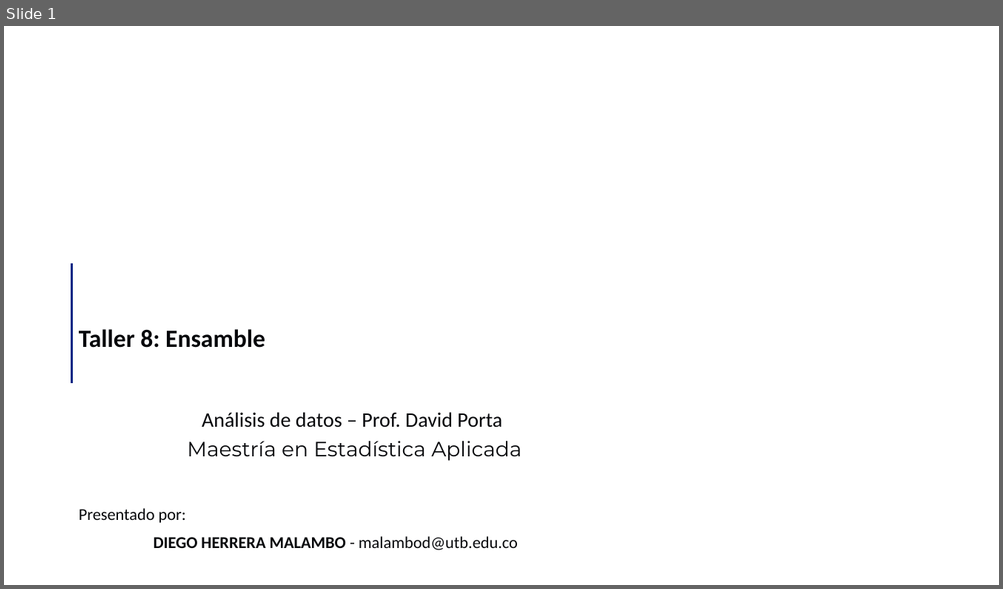
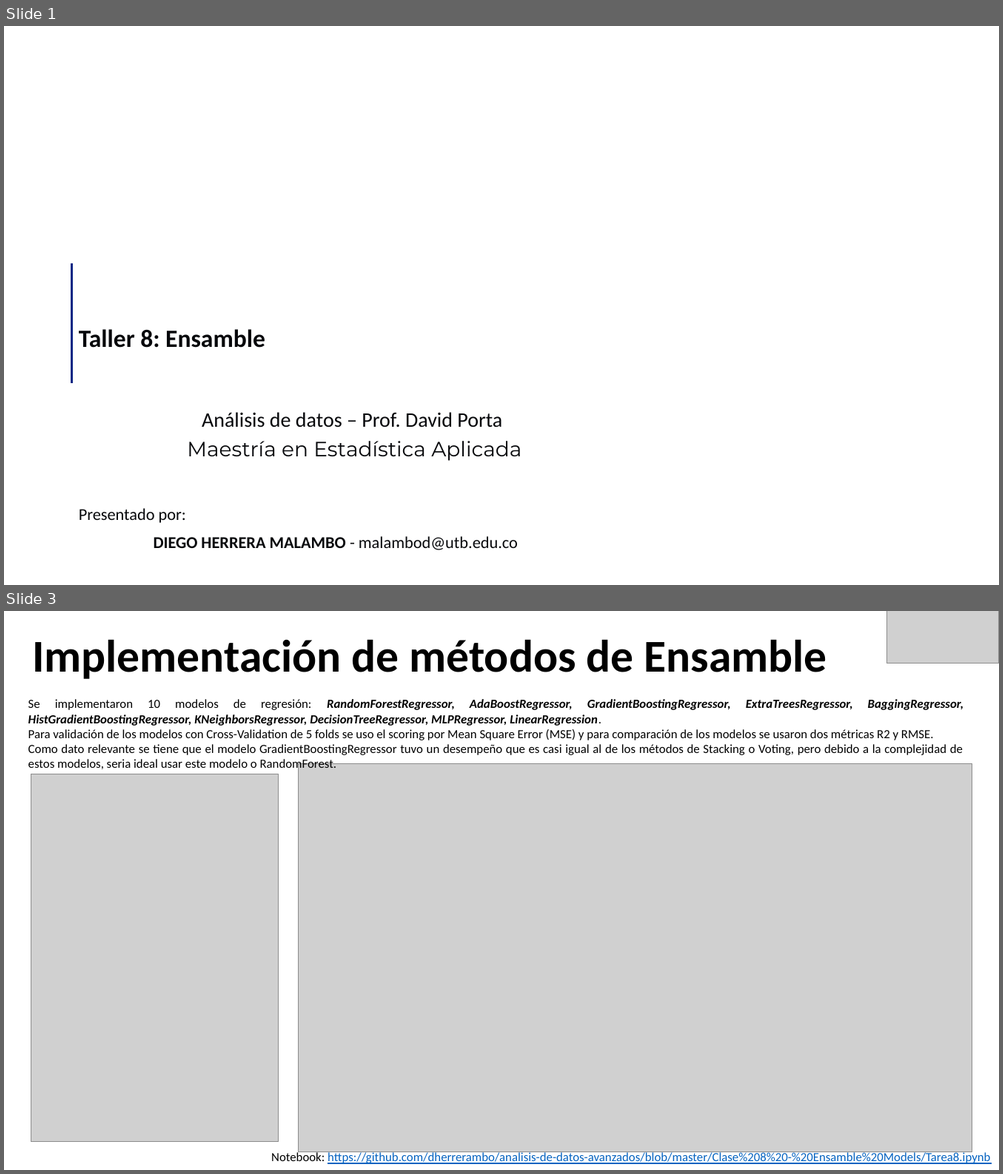
Before and after one commit to dherrerambo/analisis-de-datos-avanzados, a slide deck: Clase 8 - Ensamble Models/Tarea 8 - presentacion.pptx. Shown one above the other, each under a label of ours: slide 1 before the commit, slides 1 and 3 after it; the slides between them are not shown. The pictures are 1003x589 and 1003x1174 pixels, drawn with LibreOffice and Linux fonts; fonts in the diff are those of the drawing; grey boxes stand for pictures; background and template pictures are left out. Boxes give left, top, right and bottom in pixels: in the first picture for what was removed or moved away, otherwise in the second. Text is boxed around its words. In the diff, an @@ line names an element or a change of style, - is before the commit and + after.

```diff
--- a/Clase 8 - Ensamble Models/Tarea 8 - presentacion.pptx
+++ b/Clase 8 - Ensamble Models/Tarea 8 - presentacion.pptx
@@ slide 3 added at (4,611,999,1170), background #FFFFFF @@
@@ picture added at (887,611,999,664) @@
@@ title added at (32,639,827,679), 44 pt, text #000000, bold @@
+Implementación de métodos de Ensamble
@@ text added at (28,699,963,772), 12 pt, text #000000 @@
+Se implementaron 10 modelos de regresión: RandomForestRegressor, AdaBoostRegressor, GradientBoostingRegressor, ExtraTreesRegressor, BaggingRegressor, HistGradientBoostingRegressor, KNeighborsRegressor, DecisionTreeRegressor, MLPRegressor, LinearRegression.
+Para validación de los modelos con Cross-Validation de 5 folds se uso el scoring por Mean Square Error (MSE) y para comparación de los modelos se usaron dos métricas R2 y RMSE.
+Como dato relevante se tiene que el modelo GradientBoostingRegressor tuvo un desempeño que es casi igual al de los métodos de Stacking o Voting, pero debido a la complejidad de estos modelos, seria ideal usar este modelo o RandomForest.
@@ picture added at (298,764,972,1153) @@
@@ picture added at (31,775,279,1142) @@
@@ text added at (271,1152,990,1165), 12 pt, text #0563C1, underline @@
+Notebook: https://github.com/dherrerambo/analisis-de-datos-avanzados/blob/master/Clase%208%20-%20Ensamble%20Models/Tarea8.ipynb
```
Also in this commit, not shown: 1 slide changed, 1 other file.
